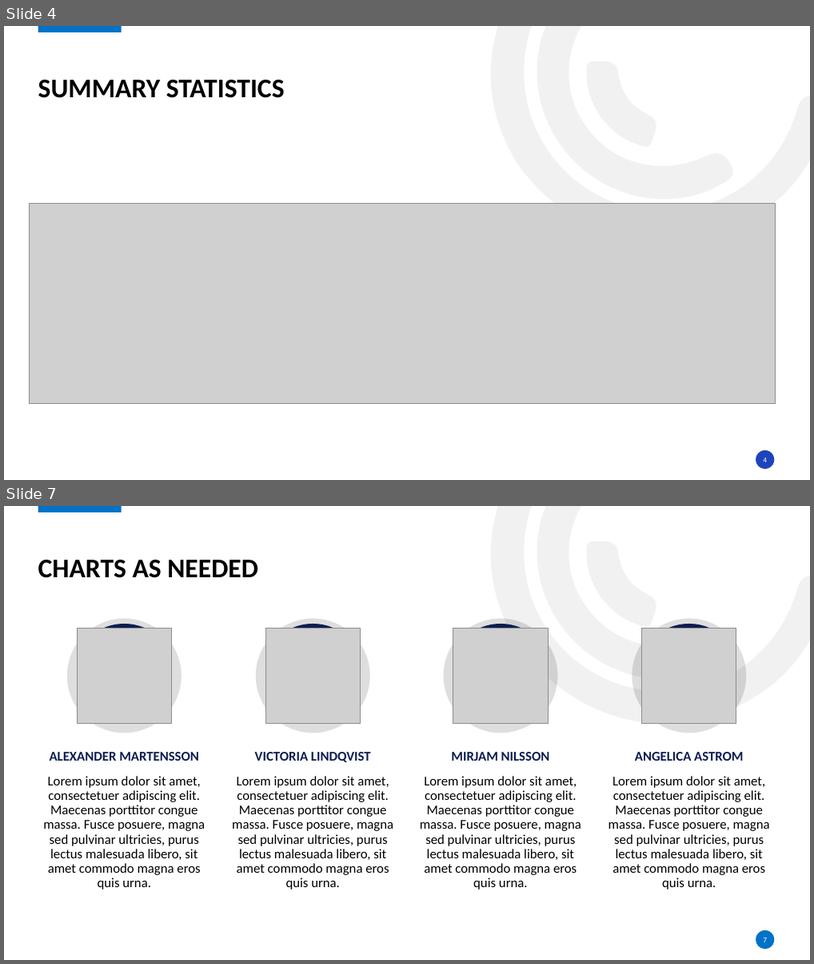
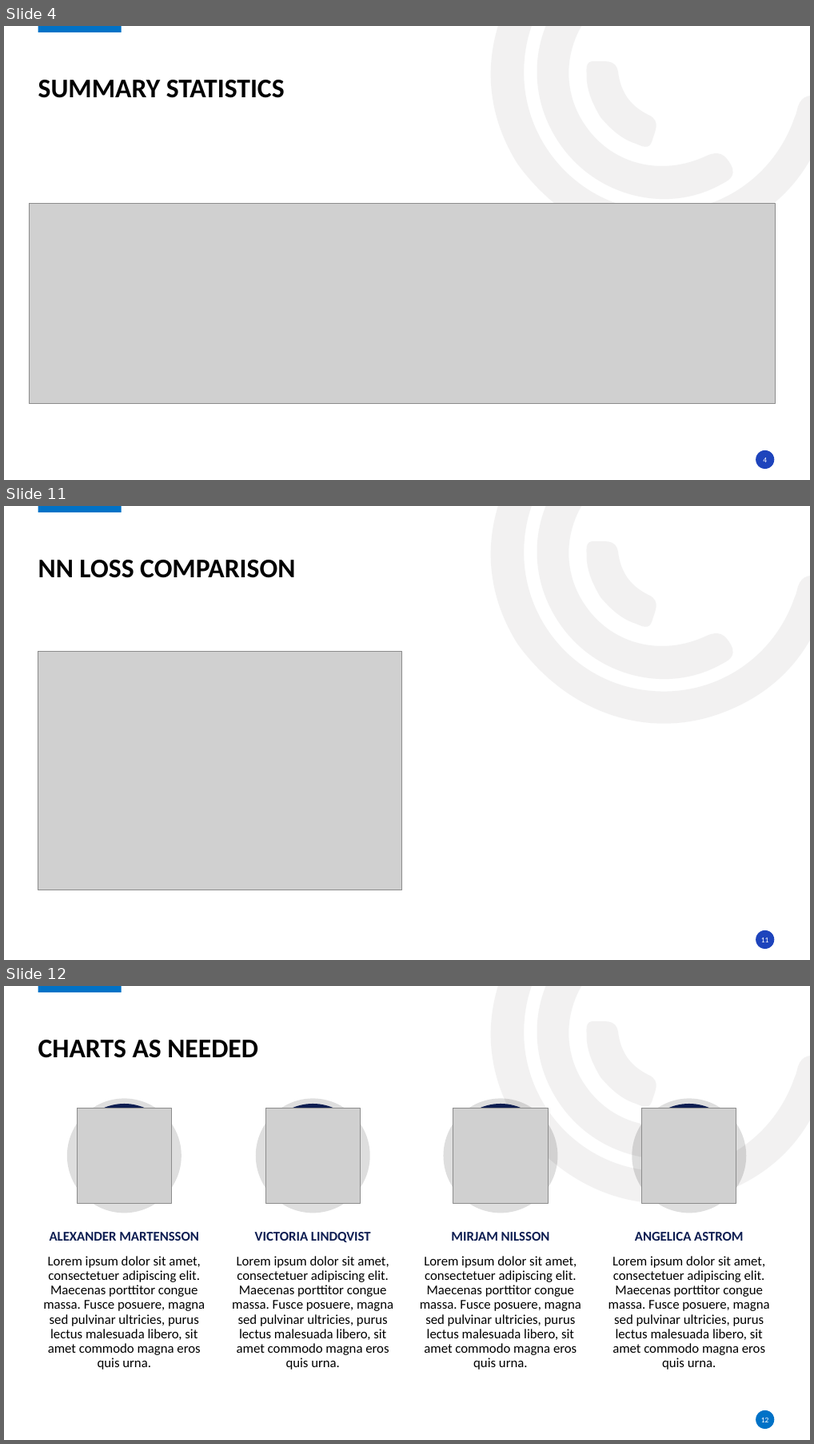
Before and after one commit to kurtgrothe/ANA675_Project, a slide deck: Boston Home Pricing Prediction.pptx. Shown one above the other, each under a label of ours: slides 4 and 7 before the commit, slides 4, 11 and 12 after it; the slides between them are not shown. The pictures are 814x964 and 814x1444 pixels, drawn with LibreOffice and Linux fonts; fonts in the diff are those of the drawing; grey boxes stand for pictures; background and template pictures are left out. Boxes give left, top, right and bottom in pixels: in the first picture for what was removed or moved away, otherwise in the second. Text is boxed around its words. In the diff, an @@ line names an element or a change of style, - is before the commit and + after.

```diff
--- a/Boston Home Pricing Prediction.pptx
+++ b/Boston Home Pricing Prediction.pptx
@@ slide 11 added at bbox=[4, 506, 810, 960], background #FFFFFF; not listed: 5 template elements that a slide beside it also shows @@
@@ title added at bbox=[38, 560, 295, 578], 32 pt, text #000000, bold @@
+NN LOSS COMPARISON
@@ picture added at bbox=[38, 651, 402, 889] @@
@@ page number added at bbox=[762, 937, 770, 942], 9 pt, text #FFFFFF @@
+11
@@ what was slide 7 is now slide 12 @@
@@ page number at bbox=[762, 1417, 770, 1422]: text changed @@
-7
+12
```
Also in this commit, not shown: 1 slide changed, 5 other slides added, 1 slide removed.
